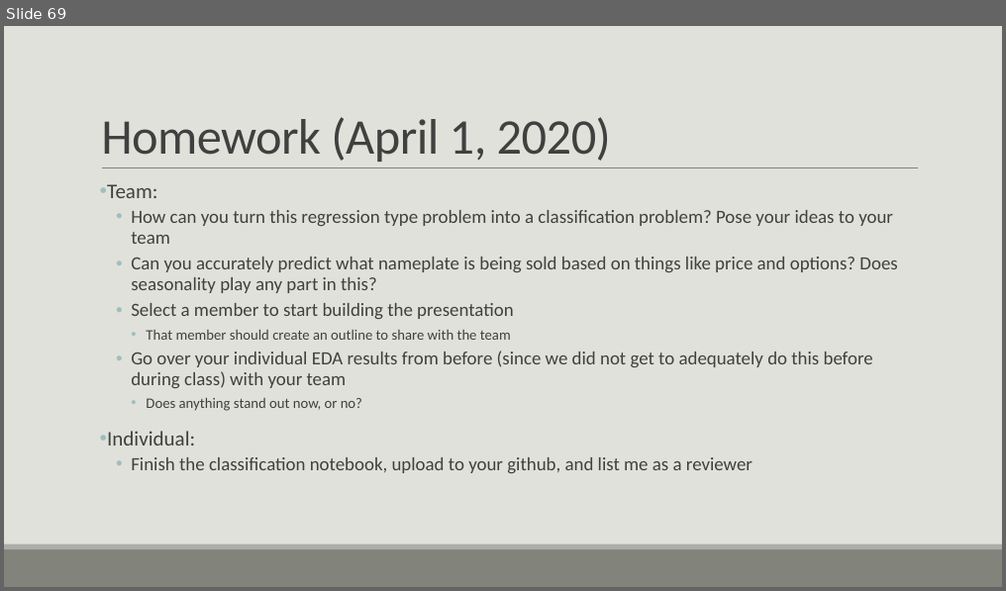
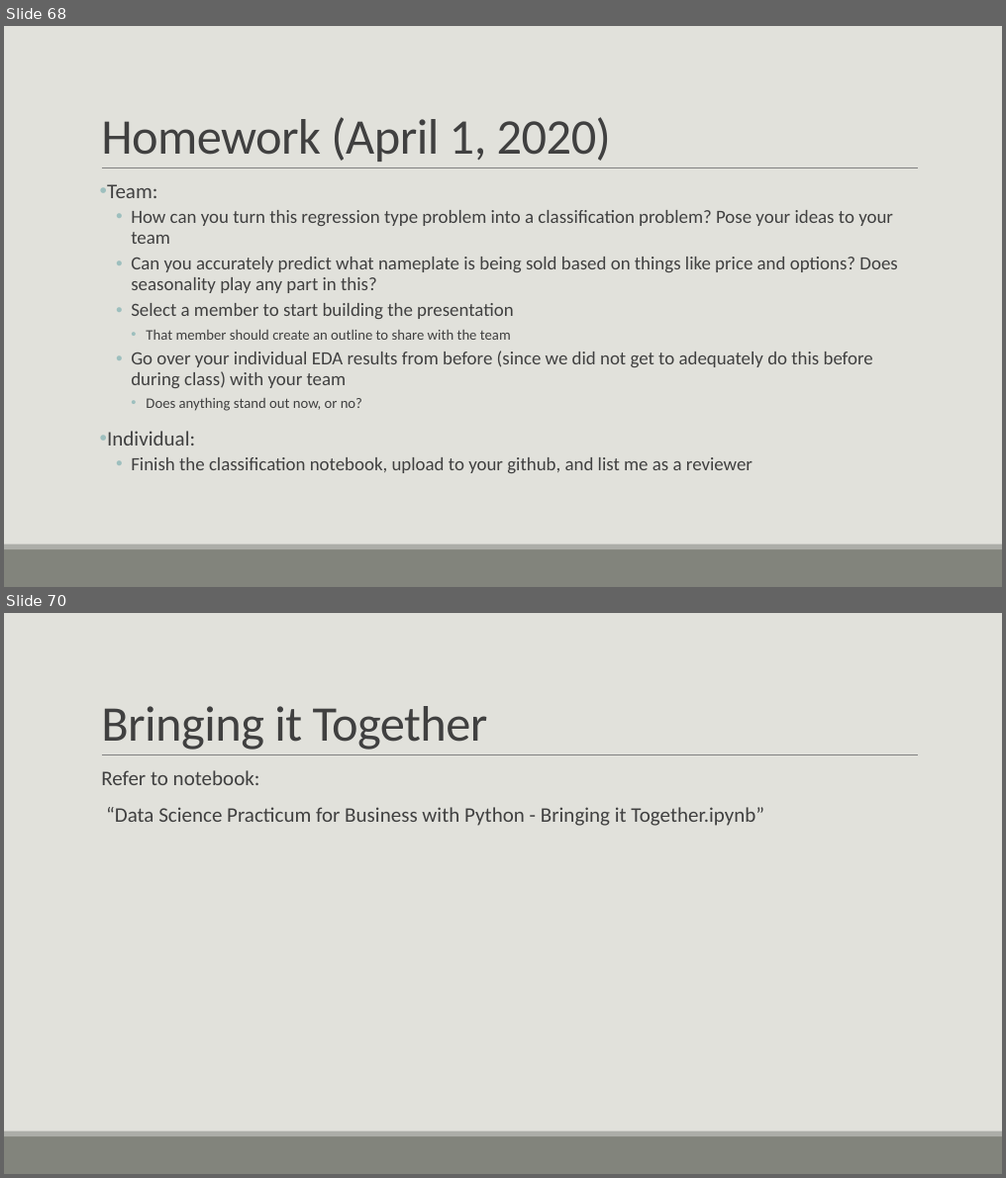
Before and after one commit to casey-whorton-waynestate/public-course-content, a slide deck: Wayne State Course.pptx. Shown one above the other, each under a label of ours: slide 69 before the commit, slides 68 and 70 after it; the slides between them are not shown. The pictures are 1006x591 and 1006x1178 pixels, drawn with LibreOffice and Linux fonts; fonts in the diff are those of the drawing. Boxes give left, top, right and bottom in pixels: in the first picture for what was removed or moved away, otherwise in the second. Text is boxed around its words. In the diff, an @@ line names an element or a change of style, - is before the commit and + after.

```diff
--- a/Wayne State Course.pptx
+++ b/Wayne State Course.pptx
@@ slide 70 added at <box>4,613,1002,1174</box>, background #E1E1DB; not listed: 3 template elements that a slide beside it also shows @@
@@ title added at <box>101,706,488,750</box>, 48 pt, text #404040 @@
+Bringing it Together
@@ text added at <box>101,770,764,826</box>, 20 pt, text #404040 @@
+  Refer to notebook:
+  “Data Science Practicum for Business with Python - Bringing it Together.ipynb”
@@ what was slide 69 is now slide 68 @@
```
Also in this commit, not shown: 5 slides changed, 2 other slides added, 5 slides removed.
